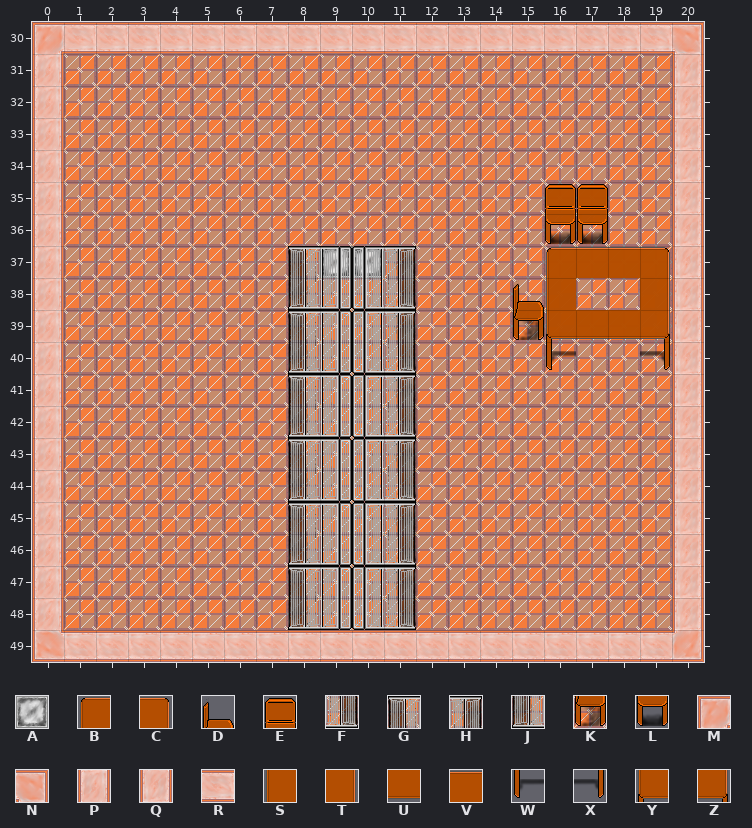
Two versions of a level (Tiled map (JSON), assets/tilemaps/lvl2.json). Above, as it was before the edit.
Cells are 32x32 px. Shown: x 0..20, y 30..49.
Key: from "newTileset": A 2, B 5, C 6, D 7, E 8, F 23 turned 270, G 23 turned 90, H 24 turned 270, J 24 turned 90, K 27, L 28, M 43, N 43 turned 90, P 44, Q 44 turned 180, R 44 turned 90, S 47, T 48, U 49, V 50 turned 180, W 65, X 66, Y 67, Z 68.
_ is an empty cell.
Layers that did not change in this view are not listed.
Layer "World" before, first column x 0:
30 MRRRRRRRRRRRRRRRRRRRN
31 P___________________Q
32 P___________________Q
33 P___________________Q
34 P___________________Q
35 P_______________EE__Q
36 P_______________LL__Q
37 P_______GAAH____BVVCQ
38 P_______J__F___DS__TQ
39 P_______G__H___KYUUZQ
40 P_______J__F____W__XQ
41 P_______G__H________Q
42 P_______J__F________Q
The same view after the edit:
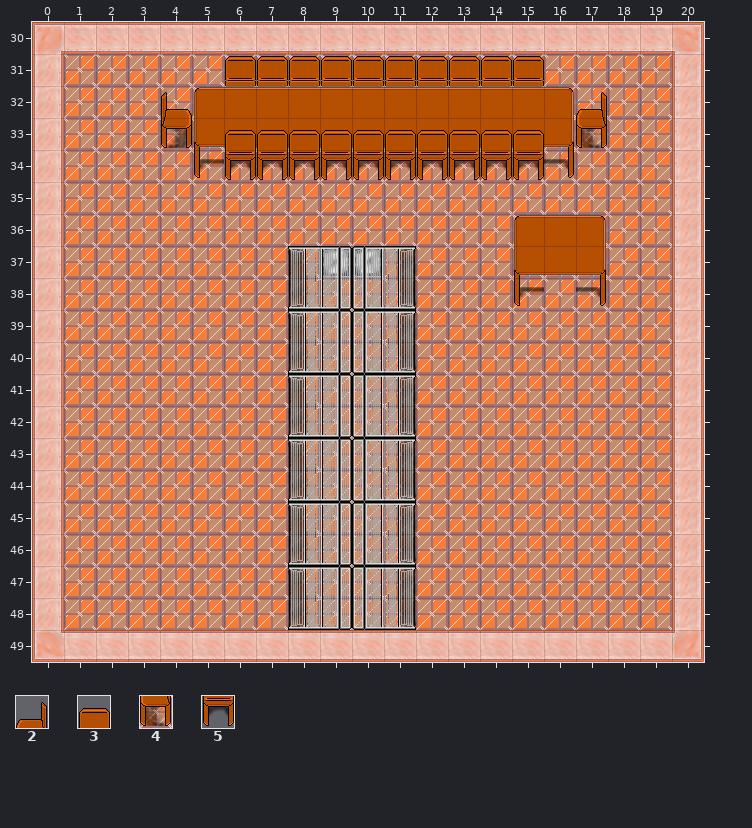
Further tiles: from "newTileset": 2 7 flipped left-right, 3 9, 4 27 flipped left-right, 5 29.
See-through tiles are keyed as they look on the map.
Message: fixed level 2 obstacles
The exact change:
Changed rows in their new state; . is an unchanged cell.
Layer "World":
first column x 4:
32 .BVVVVVVVVVVC...
33 KYUUUUUUUUUUZ4..
34 .W5555555555X...
35 ............__..
36 ...........BVC..
37 ...........YUZ__
38 ...........W_X._
39 ..........._____
40 ............_.._
Layer "Above Player":
first column x 4:
31 ..EEEEEEEEEE..
32 D............2
33 ..3333333333..
